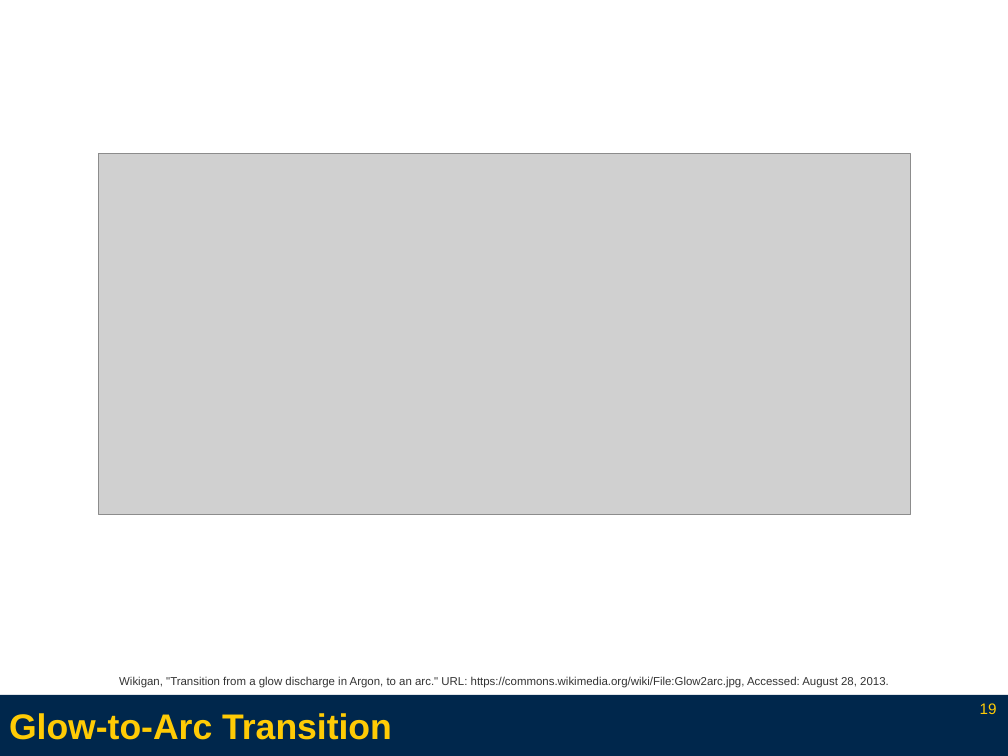
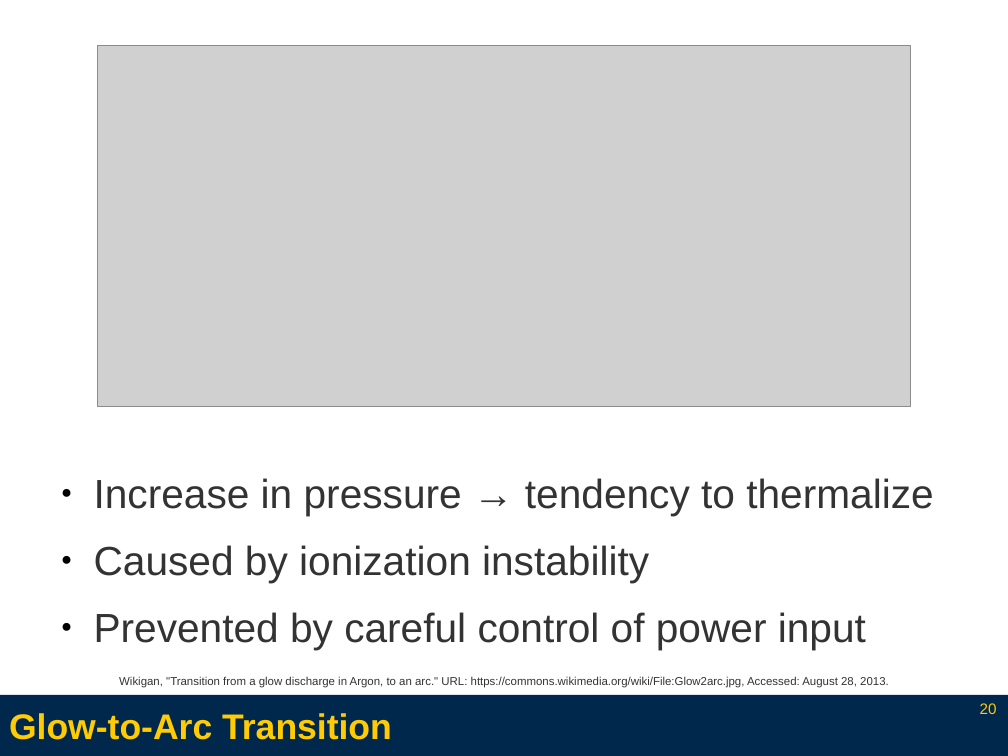
Before and after one commit to l3enny/dissertation, a slide deck: slide 20 of defense/presentation_annotated.odp (slide 19 before the commit). Drawn at 1008x756 pixels with LibreOffice and Linux fonts; fonts in the diff are those of the drawing; grey boxes stand for pictures. Boxes give left, top, right and bottom in pixels: in the first picture for what was removed or moved away, otherwise in the second. Text is boxed around its words. In the diff, an @@ line names an element or a change of style, - is before the commit and + after.

Commit message:
Finished with text additions for previous slides.

```diff
--- a/defense/presentation_annotated.odp
+++ b/defense/presentation_annotated.odp
@@ picture: place and size @@
-picture at [98,154,911,514]
+picture at [98,46,911,406]
@@ text added at [94,478,933,649], 32 pt, text #333333 @@
+● Increase in pressure → tendency to thermalize
+● Caused by ionization instability
+● Prevented by careful control of power input
@@ page number at [980,703,997,714]: text changed @@
-19
+20
```
Also in this commit, not shown: 17 other slides changed, 12 slides added, 7 slides removed, 13 other files.
